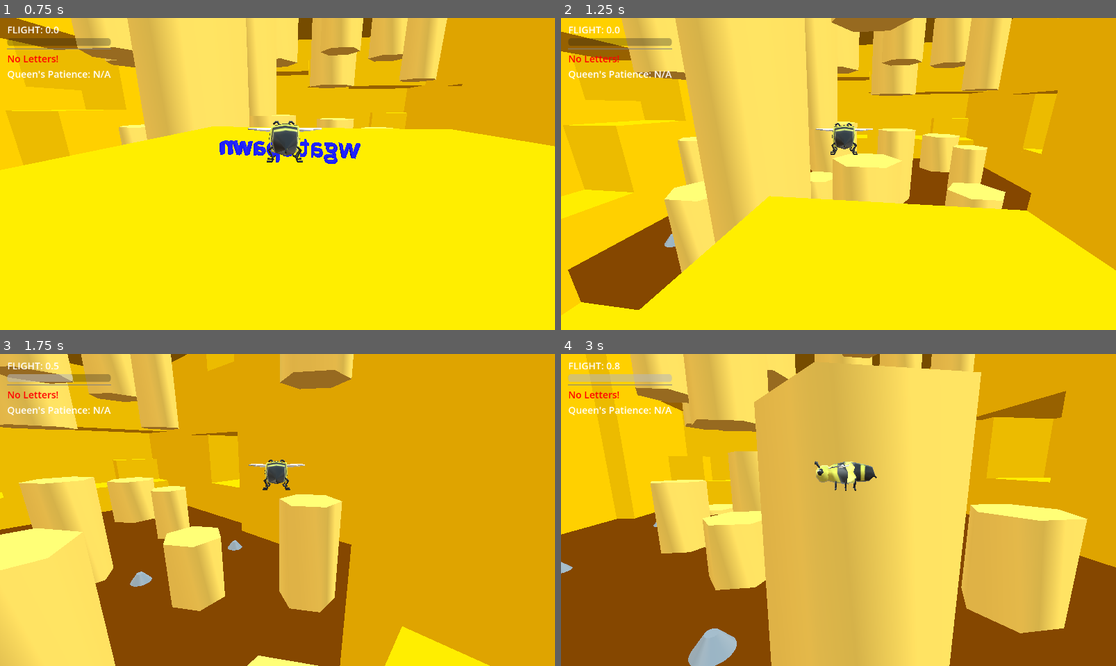
Above: before the commit, frames 1-4 (two rows, left to right).
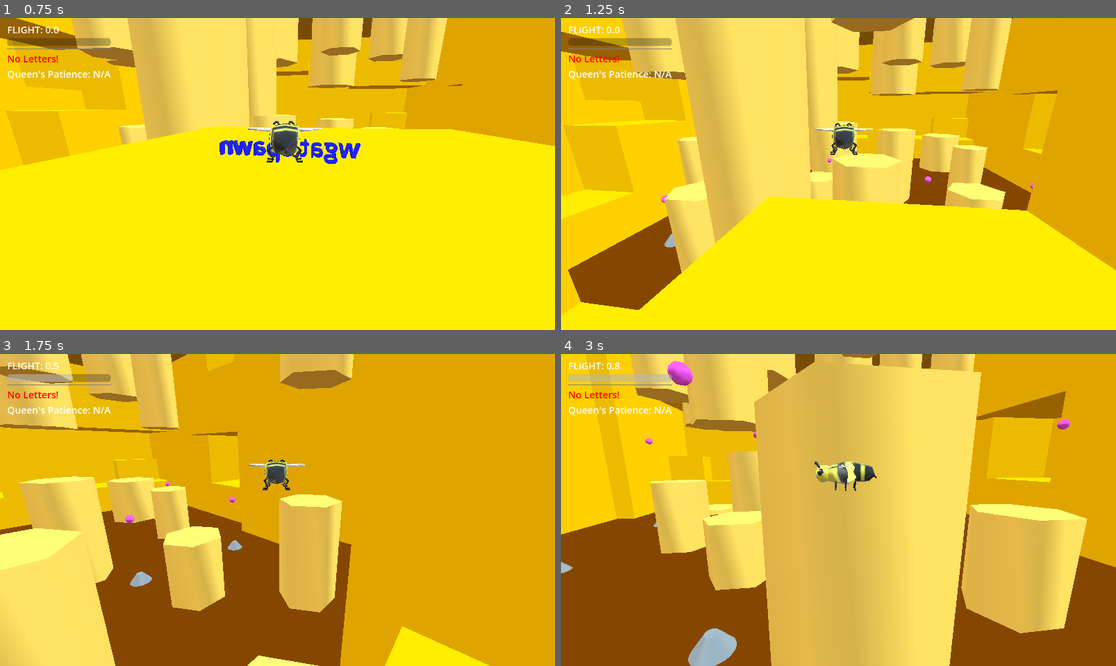
Above: after the commit, the same moments.

Repository: GunterJr/game-jam-feb
Game: Godot game, scene res://scenes/areas/main-zone.tscn
Same seed, same stepped clock (60 frames per second), same inputs: the game is played once before the commit and once after it. This scene is started directly instead of the project's main scene. Sound files missing from this copy of the repository are replaced by a short silence.
Inputs (mouse positions are in pixels of both pictures, inside the frame that each line leads up to):
- Up to frame 1 (0.75 s): tap Enter at 0.5 s; move the mouse to (271, 180) at 0.52 s; hold W (forward) from 0.53 s (still down); tap Shift (dash) at 0.6 s; click (271, 180) at 0.67 s
- Up to frame 2 (1.25 s): keep holding W (forward); tap Space (jump) at 0.77 s
- Up to frame 3 (1.75 s): keep holding W (forward); move the mouse to (316, 513) at 1.27 s; tap Shift (dash) at 1.35 s; tap Space (jump) at 1.52 s
- Up to frame 4 (3 s): move the mouse to (794, 506) at 2.02 s; tap Shift (dash) at 2.1, 2.85 s; move the mouse to (844, 510) at 2.77 s; release W (forward) at 2.78 s; hold A (left) from 2.78 s (still down); click (844, 510) at 2.92 s

Frame 1 is identical in both runs. In frame 2, less than 0.1% of the frame differs, in the area x 18-86%, y 44-60%; in frame 3, less than 0.1%; in frame 4, 0.4%, in the area x 15-92%, y 2-29%.

Commit message:
FIX: Honey Balls now properly spawn on load
FML

Diff:
--- a/scripts/honey_ball_spawner.gd
+++ b/scripts/honey_ball_spawner.gd
@@ -11,7 +11,7 @@
 func spawn():
 	while spawning:
 		var new_ball = honey_ball.instantiate()
-		self.get_parent().add_child(new_ball)
+		self.get_parent().add_child.call_deferred(new_ball)
 		new_ball.position = global_position
 		new_ball.honey_type = new_ball.Type.FLOATER
 		await get_tree().create_timer(randf_range(4, 7)).timeout
